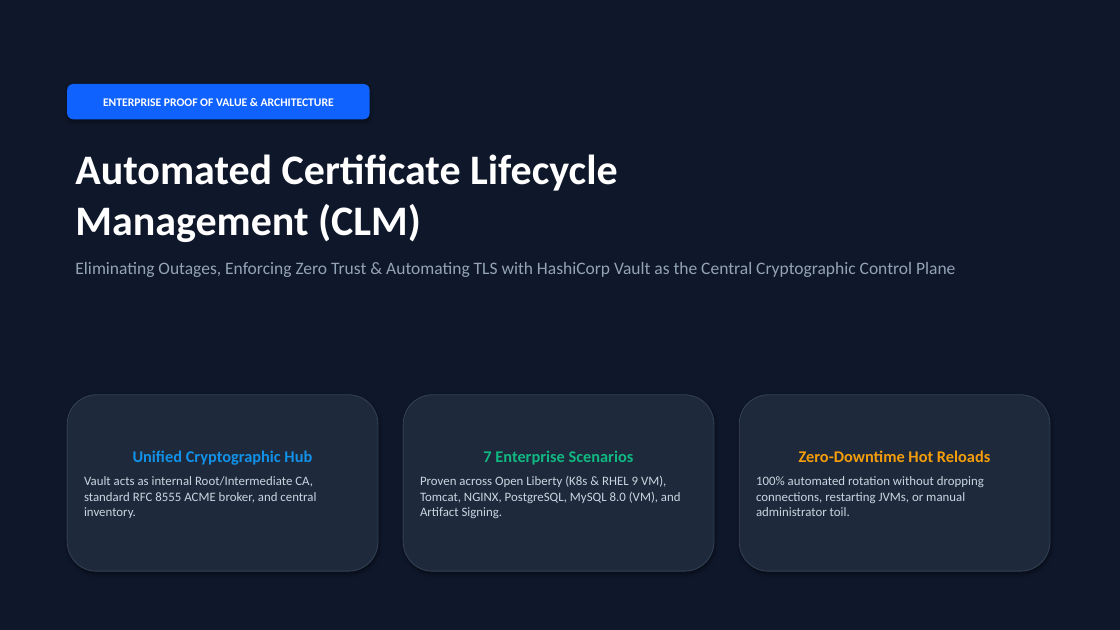
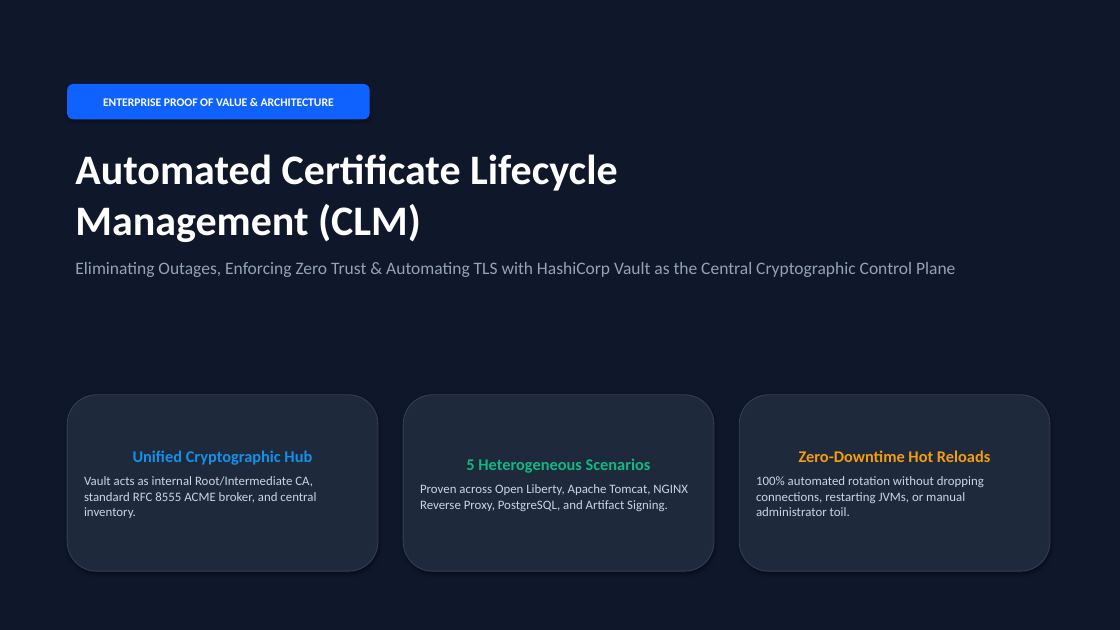
Before and after one commit to isalkovic/ibm-vault-clm-demo, a slide deck: slide 1 of Certificate_Lifecycle_Management_Vault_Sales_Pitch.pptx. Drawn at 1120x630 pixels with LibreOffice and Linux fonts; fonts in the diff are those of the drawing. Boxes give left, top, right and bottom in pixels: in the first picture for what was removed or moved away, otherwise in the second. Text is boxed around its words. In the diff, an @@ line names an element or a change of style, - is before the commit and + after.

Commit message:
docs: update READMEs and regenerate sales presentation deck with RHEL 9 VM and dashboard integration

```diff
--- a/Certificate_Lifecycle_Management_Vault_Sales_Pitch.pptx
+++ b/Certificate_Lifecycle_Management_Vault_Sales_Pitch.pptx
@@ text in rounded rectangle at bbox=[420, 458, 688, 511]: text changed @@
-7 Enterprise Scenarios
-Proven across Open Liberty (K8s & RHEL 9 VM), Tomcat, NGINX, PostgreSQL, MySQL 8.0 (VM), and Artifact Signing.
+5 Heterogeneous Scenarios
+Proven across Open Liberty, Apache Tomcat, NGINX Reverse Proxy, PostgreSQL, and Artifact Signing.
```
Also in this commit, not shown: 2 other slides changed, 1 slide removed, 2 other files.
